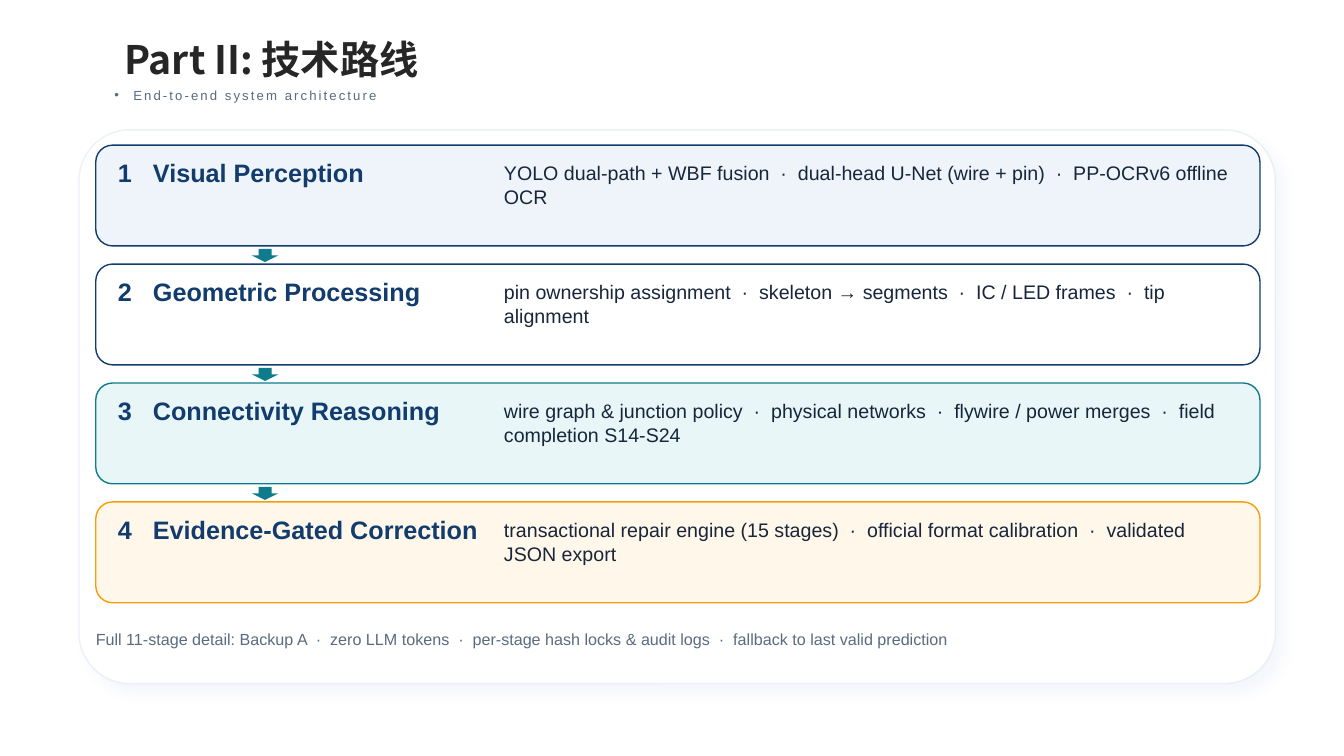
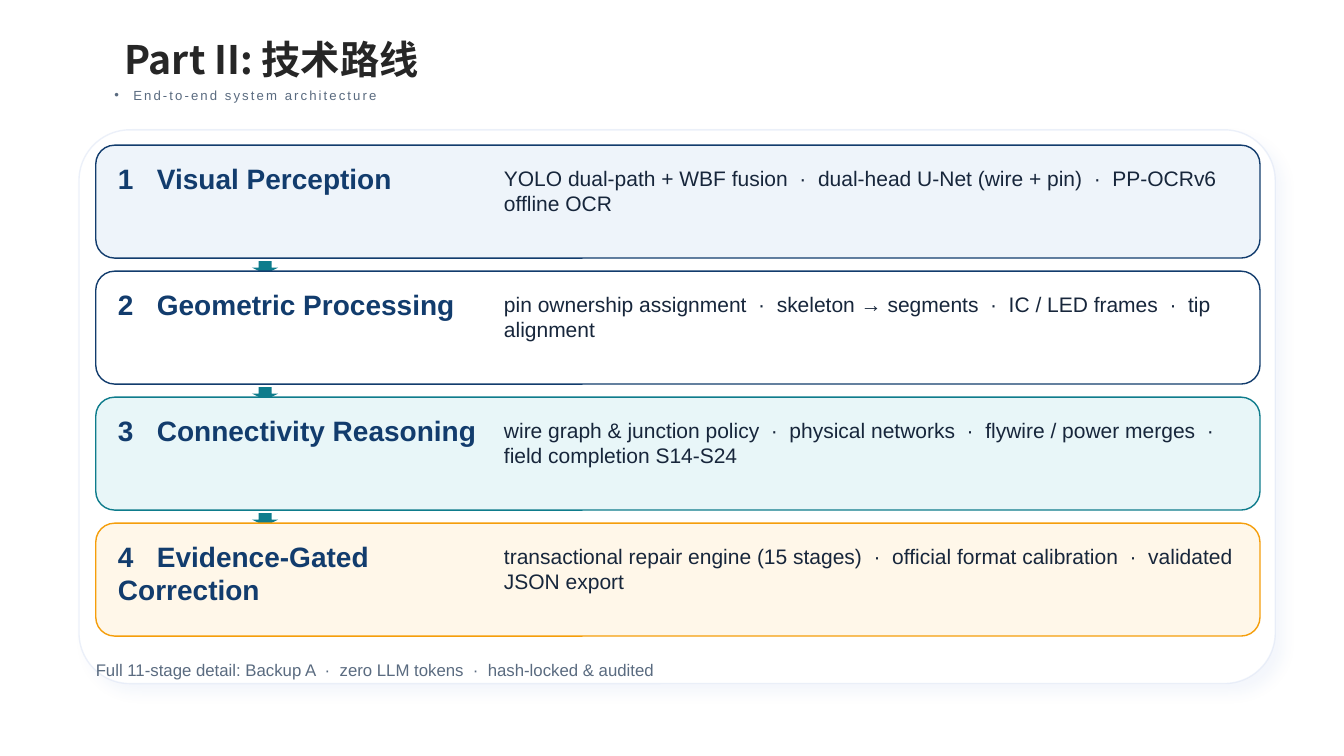
Before and after one commit to zc-cc1/pcb-schematic-parser, a slide deck: slide 4 of docs/eda_final_defense/slides/EDA精英挑战赛_决赛答辩_官方模板版.pptx. Drawn at 1344x756 pixels with LibreOffice and Linux fonts; fonts in the diff are those of the drawing; background and template pictures are left out. Boxes give left, top, right and bottom in pixels: in the first picture for what was removed or moved away, otherwise in the second. Text is boxed around its words. In the diff, an @@ line names an element or a change of style, - is before the commit and + after.

```diff
--- a/docs/eda_final_defense/slides/EDA精英挑战赛_决赛答辩_官方模板版.pptx
+++ b/docs/eda_final_defense/slides/EDA精英挑战赛_决赛答辩_官方模板版.pptx
@@ rounded rectangle resized from (x1=96, y1=145, x2=1260, y2=246) to (x1=96, y1=145, x2=1260, y2=258) @@
@@ down arrow moved from (x1=252, y1=249, x2=278, y2=262) to (x1=252, y1=261, x2=278, y2=274) @@
@@ rounded rectangle resized from (x1=96, y1=264, x2=1260, y2=365) to (x1=96, y1=271, x2=1260, y2=384) @@
@@ text "2 Geometric Processing" moved from (x1=118, y1=282, x2=420, y2=307) to (x1=118, y1=294, x2=454, y2=320) @@
@@ text "pin ownership assignment · skeleton ..." moved from (x1=504, y1=284, x2=1165, y2=327) to (x1=504, y1=296, x2=1210, y2=341) @@
@@ down arrow moved from (x1=252, y1=368, x2=278, y2=381) to (x1=252, y1=387, x2=278, y2=400) @@
@@ rounded rectangle resized from (x1=96, y1=383, x2=1260, y2=484) to (x1=96, y1=397, x2=1260, y2=510) @@
@@ text "3 Connectivity Reasoning" moved from (x1=118, y1=401, x2=440, y2=425) to (x1=118, y1=420, x2=476, y2=446) @@
@@ text "wire graph & junction policy ..." moved from (x1=504, y1=403, x2=1215, y2=446) to (x1=504, y1=422, x2=1195, y2=467) @@
@@ rounded rectangle resized from (x1=96, y1=502, x2=1260, y2=603) to (x1=96, y1=523, x2=1260, y2=636) @@
@@ size 18 to 20 pt in 4 elements at (x1=118, y1=168, x2=392, y2=194), (x1=118, y1=294, x2=454, y2=320), (x1=118, y1=420, x2=476, y2=446), (x1=118, y1=546, x2=369, y2=601) @@
@@ text "4 Evidence-Gated Correction" moved from (x1=118, y1=520, x2=477, y2=540) to (x1=118, y1=546, x2=369, y2=601) @@
@@ down arrow moved from (x1=252, y1=487, x2=278, y2=500) to (x1=252, y1=513, x2=278, y2=526) @@
@@ size 14 to 15 pt in 4 elements at (x1=504, y1=170, x2=1216, y2=211), (x1=504, y1=296, x2=1210, y2=341), (x1=504, y1=422, x2=1195, y2=467), (x1=504, y1=548, x2=1232, y2=593) @@
@@ text "transactional repair engine (15 stages) ..." moved from (x1=504, y1=522, x2=1186, y2=565) to (x1=504, y1=548, x2=1232, y2=593) @@
@@ text at (x1=96, y1=664, x2=654, y2=680): text changed; size 11.5 to 12 pt @@
-Full 11-stage detail: Backup A · zero LLM tokens · per-stage hash locks & audit logs · fallback to last valid prediction
+Full 11-stage detail: Backup A · zero LLM tokens · hash-locked & audited
```
Also in this commit, not shown: 15 other slides changed, 31 other files.
